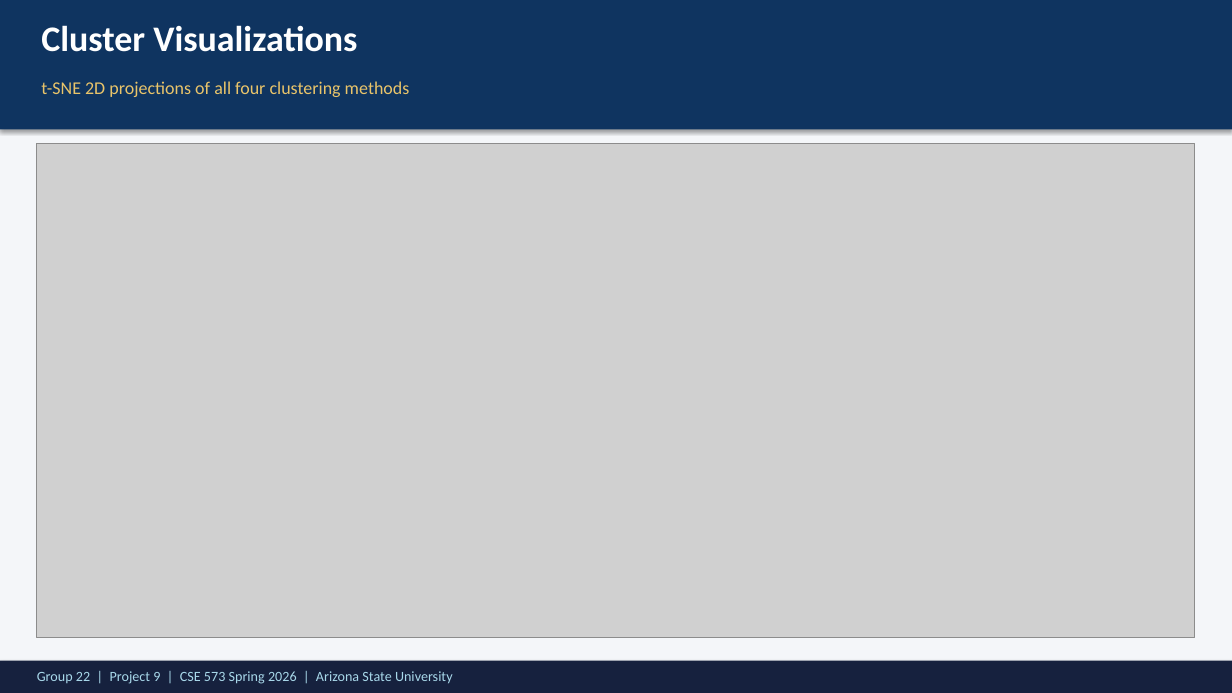
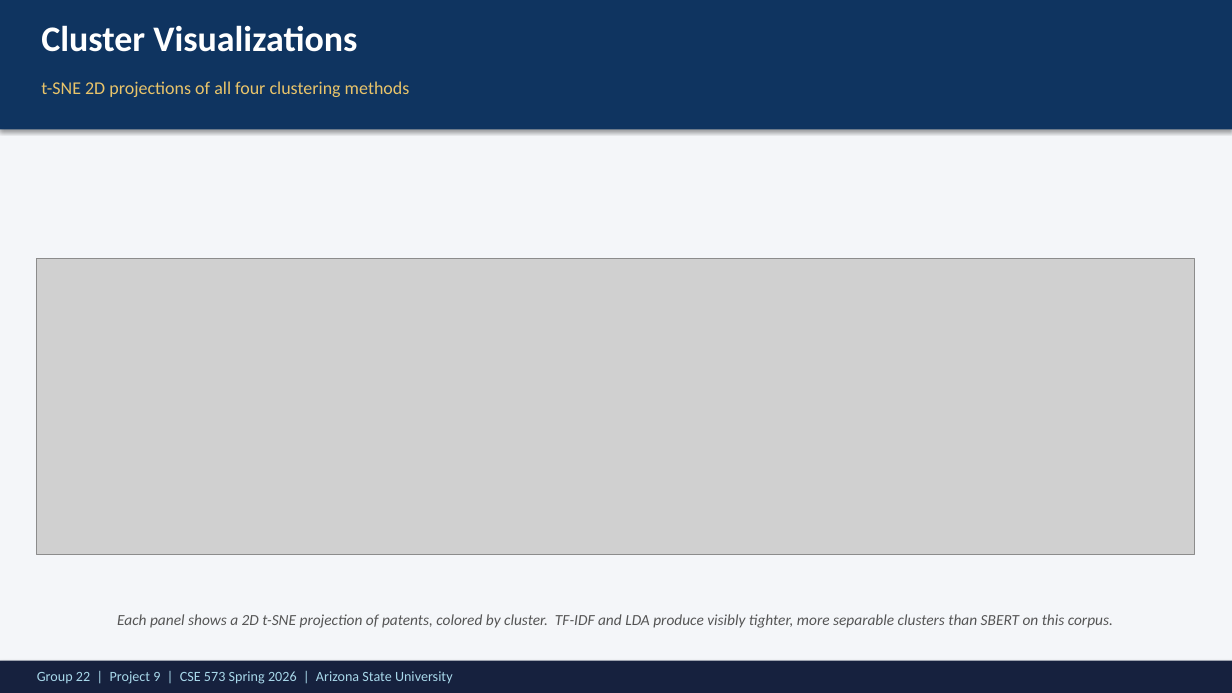
Before and after one commit to ReethikaGogireddy/PatentSummarizer, a slide deck: slide 7 of Group22-Project9-SP26-Group-DEMO-Presentation.pptx. Drawn at 1232x693 pixels with LibreOffice and Linux fonts; fonts in the diff are those of the drawing; grey boxes stand for pictures. Boxes give left, top, right and bottom in pixels: in the first picture for what was removed or moved away, otherwise in the second. Text is boxed around its words. In the diff, an @@ line names an element or a change of style, - is before the commit and + after.

Commit message:
Improve PPTX: aspect-ratio-preserving images + redesigned architecture slide
- Add fit_picture() helper that reads PNG dimensions and centers the
  image inside a bounding box without stretching. Replaces 5 squeezed
  add_picture() calls (all_projections_tsne was 3.92:1 forced into
  2.34:1, lda_topics was 1.33:1 forced into 1.21:1, etc).
- Redesign System Architecture slide: split 7 cramped narrow boxes into
  a clean 2-row layout (3 + 4) with bigger boxes, gold header strips,
  proper right/down arrow shapes, and a caption explaining the flow.
  Top row = data + representations (lighter navy), bottom row =
  analysis + output (deep navy).

```diff
--- a/Group22-Project9-SP26-Group-DEMO-Presentation.pptx
+++ b/Group22-Project9-SP26-Group-DEMO-Presentation.pptx
@@ picture resized from (x1=37, y1=143, x2=1195, y2=638) to (x1=37, y1=259, x2=1195, y2=555) @@
@@ text added at (x1=117, y1=614, x2=1113, y2=628), 12 pt, text #555555, italic @@
+Each panel shows a 2D t-SNE projection of patents, colored by cluster. TF-IDF and LDA produce visibly tighter, more separable clusters than SBERT on this corpus.
```
Also in this commit, not shown: 4 other slides changed, 1 other file.
